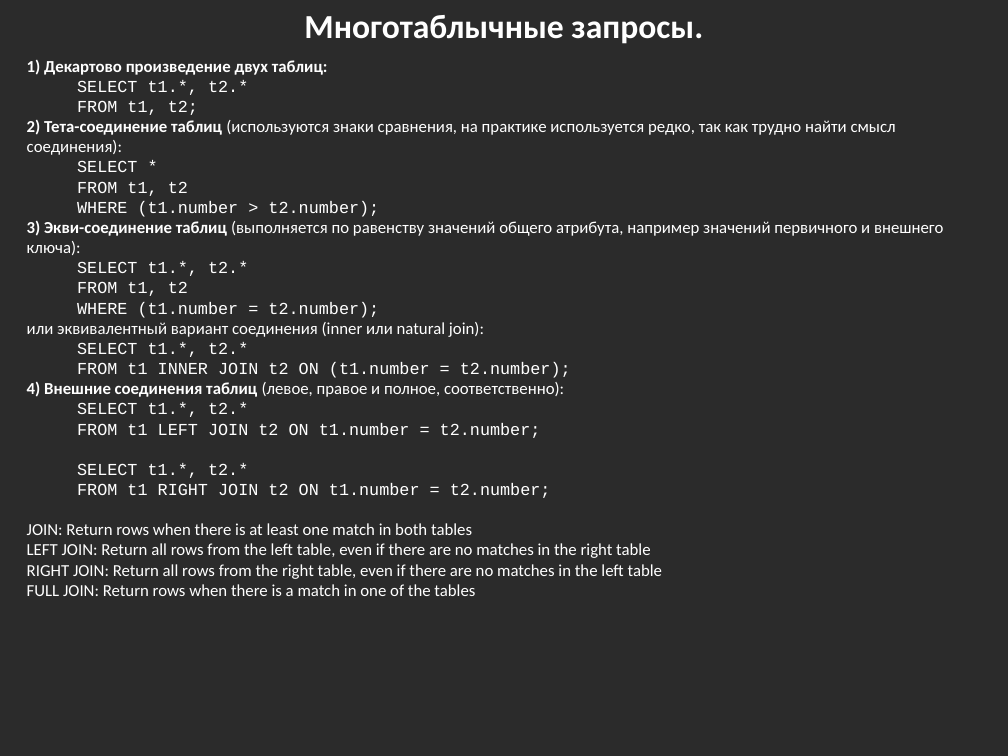
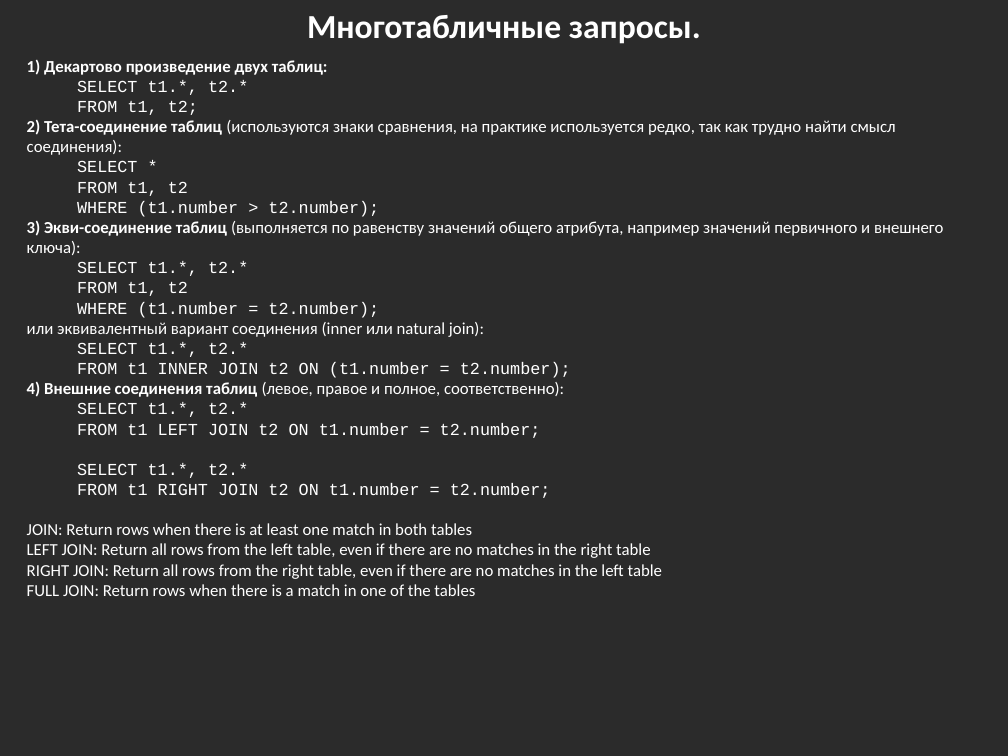
Before and after one commit to bazile/Training, a slide deck: slide 22 of Presentation/lesson-09-sql.pptx. Drawn at 1008x756 pixels with LibreOffice and Linux fonts; fonts in the diff are those of the drawing; background and template pictures are left out; a plain dark background stands for a picture behind light text. Boxes give left, top, right and bottom in pixels: in the first picture for what was removed or moved away, otherwise in the second. Text is boxed around its words. In the diff, an @@ line names an element or a change of style, - is before the commit and + after.

```diff
--- a/Presentation/lesson-09-sql.pptx
+++ b/Presentation/lesson-09-sql.pptx
@@ text at box(307, 15, 701, 44): text changed @@
-Многотаблычные запросы.
+Многотабличные запросы.
```
Also in this commit, not shown: 1 other slide changed, 2 other files.
